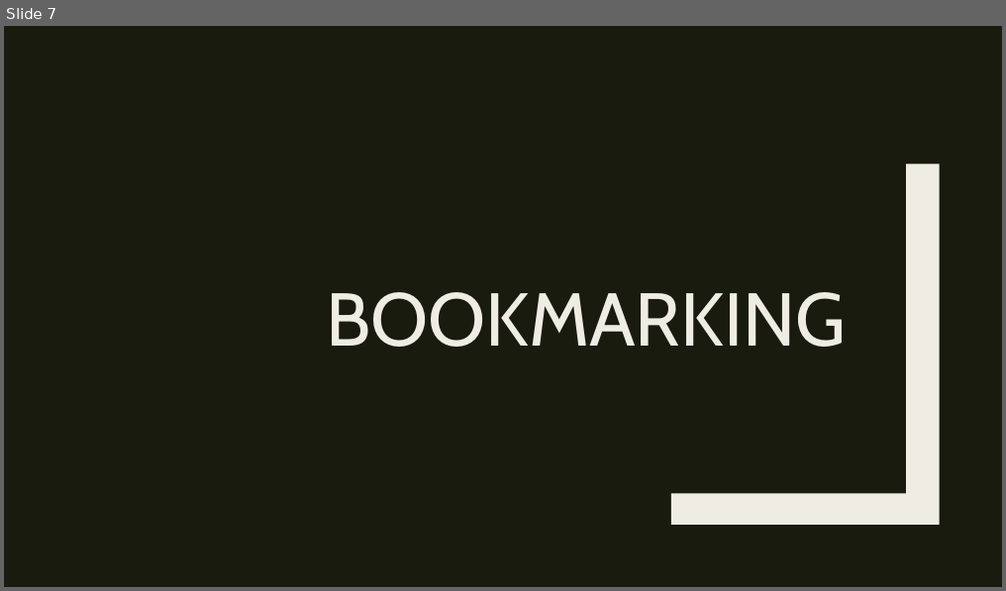
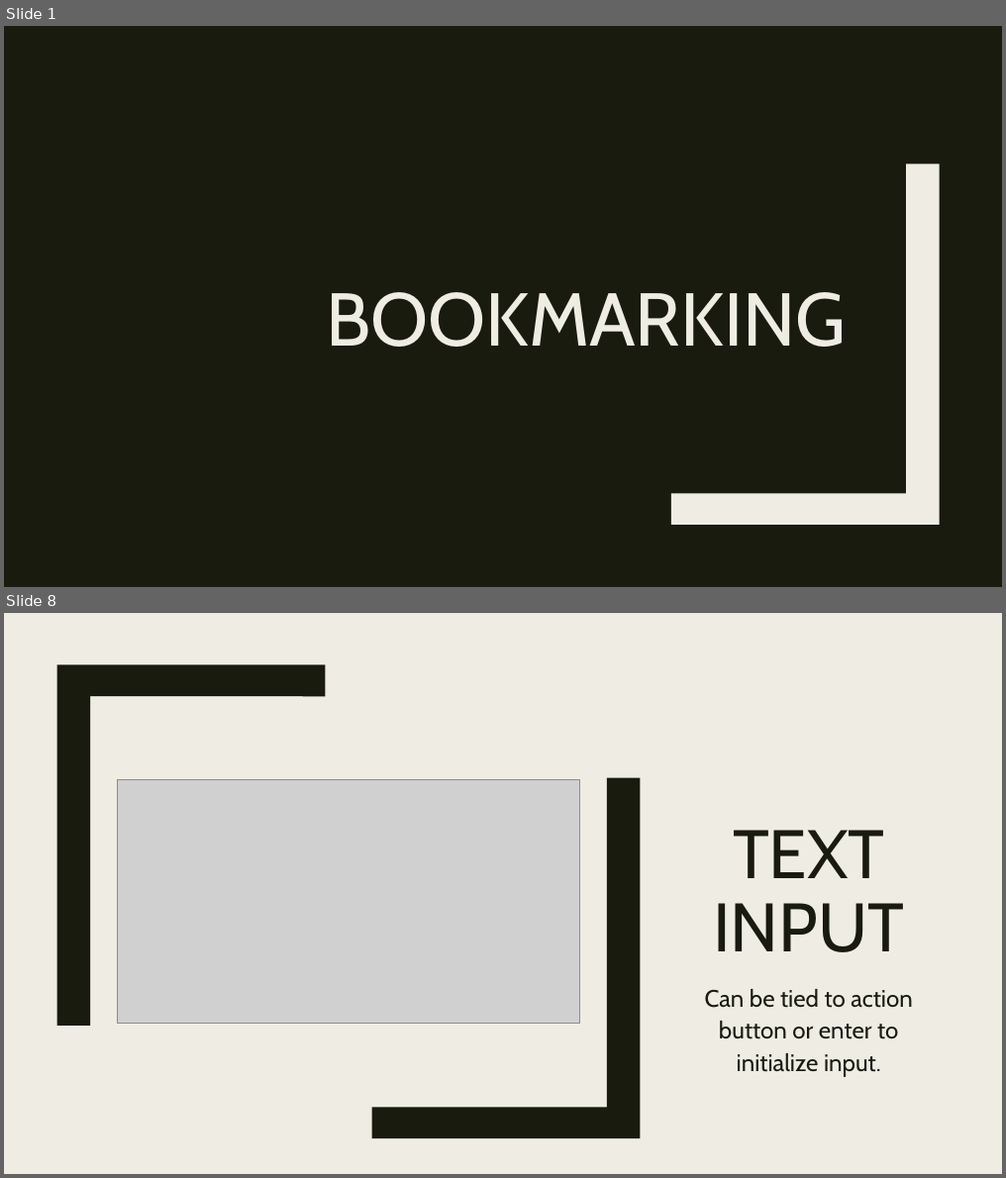
Before and after one commit to RforOperations2018/Class_4, a slide deck: Class_4.pptx. Shown one above the other, each under a label of ours: slide 7 before the commit, slides 1 and 8 after it; the slides between them are not shown. The pictures are 1006x591 and 1006x1178 pixels, drawn with LibreOffice and Linux fonts; fonts in the diff are those of the drawing; grey boxes stand for pictures. Boxes give left, top, right and bottom in pixels: in the first picture for what was removed or moved away, otherwise in the second. Text is boxed around its words. In the diff, an @@ line names an element or a change of style, - is before the commit and + after.

```diff
--- a/Class_4.pptx
+++ b/Class_4.pptx
@@ slide 8 added at (4,613,1002,1174), background #EFEDE3 @@
@@ rectangle added at (4,613,1002,1174), fill #EFEDE3 @@
@@ rectangle added at (43,613,61,1174), fill #191B0E @@
@@ freeform shape added at (57,664,325,1026), fill #191B0E @@
@@ picture added at (117,780,580,1023) @@
@@ freeform shape added at (372,778,641,1140), fill #191B0E @@
@@ title added at (713,830,904,953), 66 pt, text #191B0E @@
+TEXT INPUT
@@ text added at (705,989,913,1077), 23 pt, text #191B0E @@
+Can be tied to action button or enter to initialize input.
@@ what was slide 7 is now slide 1 @@
```
Also in this commit, not shown: 16 other slides added, 6 slides removed, 1 other file.
